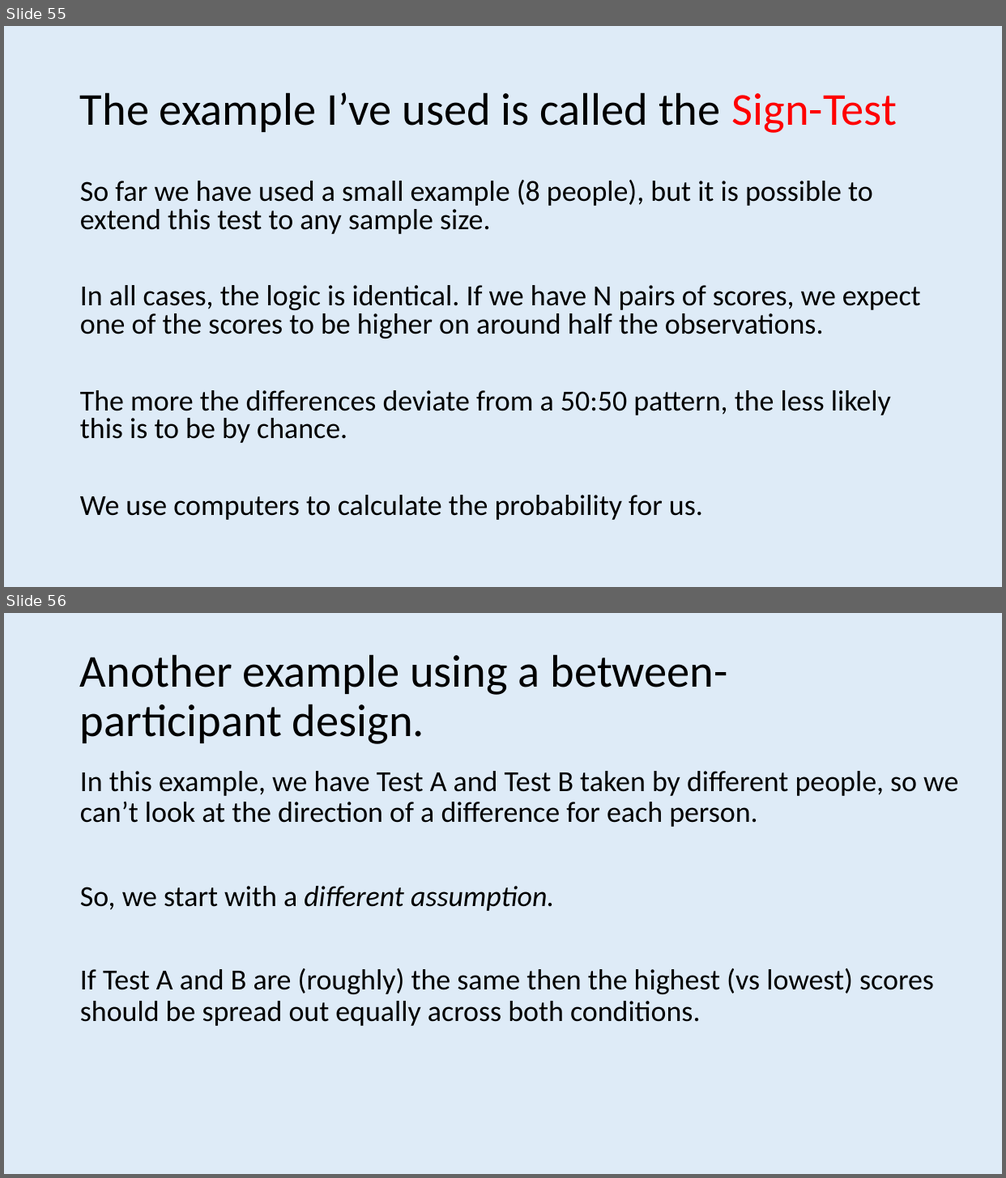
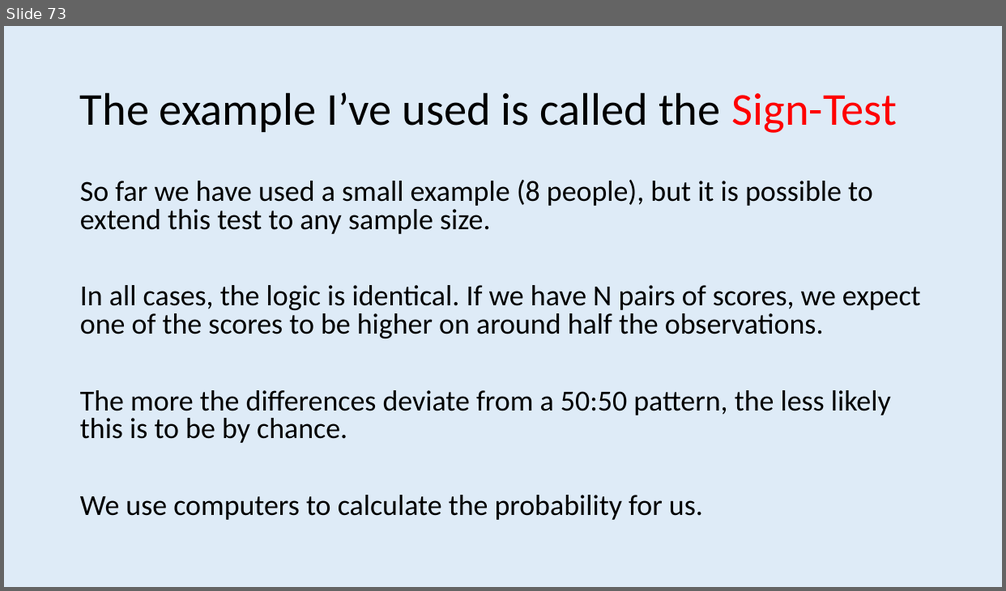
Before and after one commit to ajwills72/rmhealth-found, a slide deck: docs/lecture_4.pptx. Shown one above the other, each under a label of ours: slides 55 and 56 before the commit, slide 73 after it. The pictures are 1006x1178 and 1006x591 pixels, drawn with LibreOffice and Linux fonts; fonts in the diff are those of the drawing. Boxes give left, top, right and bottom in pixels: in the first picture for what was removed or moved away, otherwise in the second. Text is boxed around its words. In the diff, an @@ line names an element or a change of style, - is before the commit and + after.

```diff
--- a/docs/lecture_4.pptx
+++ b/docs/lecture_4.pptx
@@ slide 56 removed at <box>4,613,1002,1174</box>, background #DEEBF7 @@
@@ title removed at <box>80,654,728,744</box> @@
-Another example using a between-participant design.
@@ text removed at <box>80,771,958,1026</box> @@
-In this example, we have Test A and Test B taken by different people, so we can’t look at the direction of a difference for each person.
-So, we start with a different assumption.
-If Test A and B are (roughly) the same then the highest (vs lowest) scores should be spread out equally across both conditions.
@@ what was slide 55 is now slide 73 @@
```
Also in this commit, not shown: 18 slides added, 8 other slides removed.
